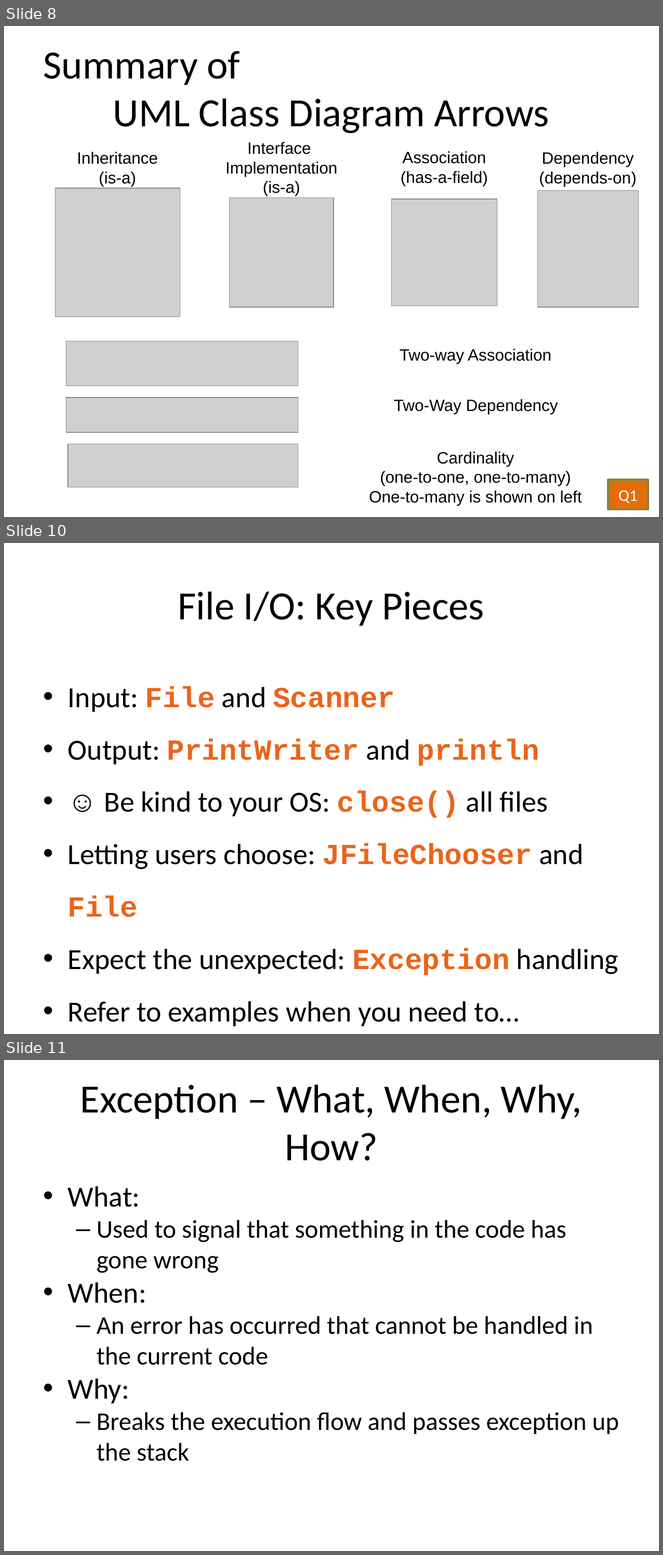
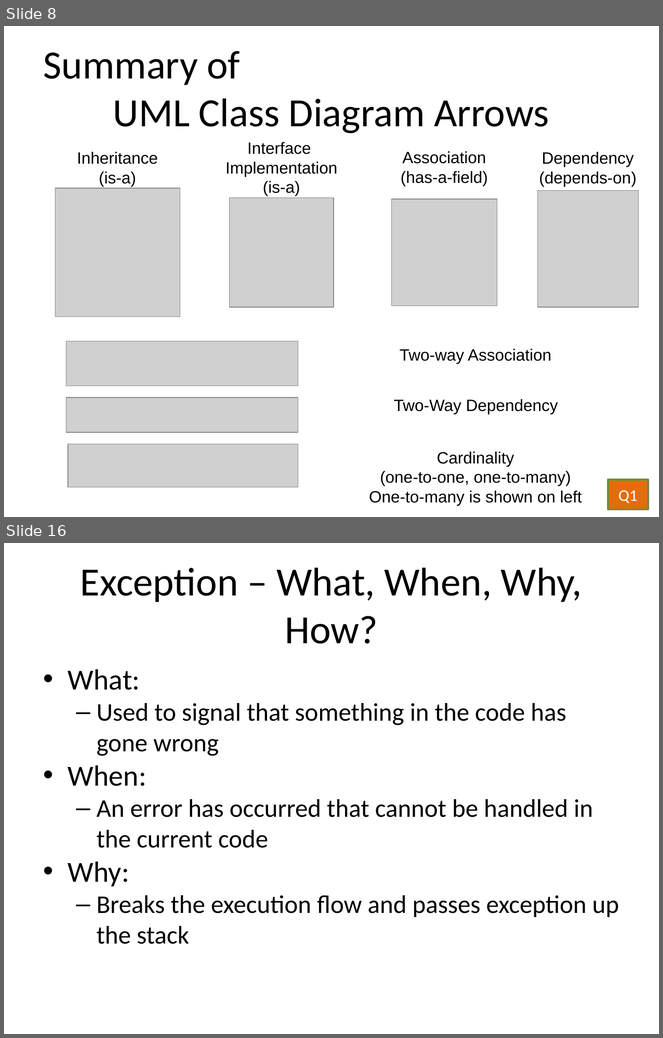
Before and after one commit to RHIT-CSSE/csse220, a slide deck: ClassMaterials/OOAndExceptions/Slides/OODFilesExceptions.pptx. Shown one above the other, each under a label of ours: slides 8, 10 and 11 before the commit, slides 8 and 16 after it; the slides between them are not shown. The pictures are 663x1555 and 663x1038 pixels, drawn with LibreOffice and Linux fonts; fonts in the diff are those of the drawing; grey boxes stand for pictures. Boxes give left, top, right and bottom in pixels: in the first picture for what was removed or moved away, otherwise in the second. Text is boxed around its words. In the diff, an @@ line names an element or a change of style, - is before the commit and + after.

```diff
--- a/ClassMaterials/OOAndExceptions/Slides/OODFilesExceptions.pptx
+++ b/ClassMaterials/OOAndExceptions/Slides/OODFilesExceptions.pptx
@@ slide 10 removed at bbox=[4, 543, 659, 1034], background #FFFFFF @@
@@ text removed at bbox=[178, 591, 484, 626] @@
-File I/O: Key Pieces
@@ text removed at bbox=[68, 687, 619, 1027] @@
-• Input: File and Scanner
-• Output: PrintWriter and println
-• ☺ Be kind to your OS: close() all files
-• Letting users choose: JFileChooser and File
-• Expect the unexpected: Exception handling
-• Refer to examples when you need to…
@@ what was slide 11 is now slide 16 @@
```
Also in this commit, not shown: 11 slides changed, 8 slides added, 2 other slides removed.
